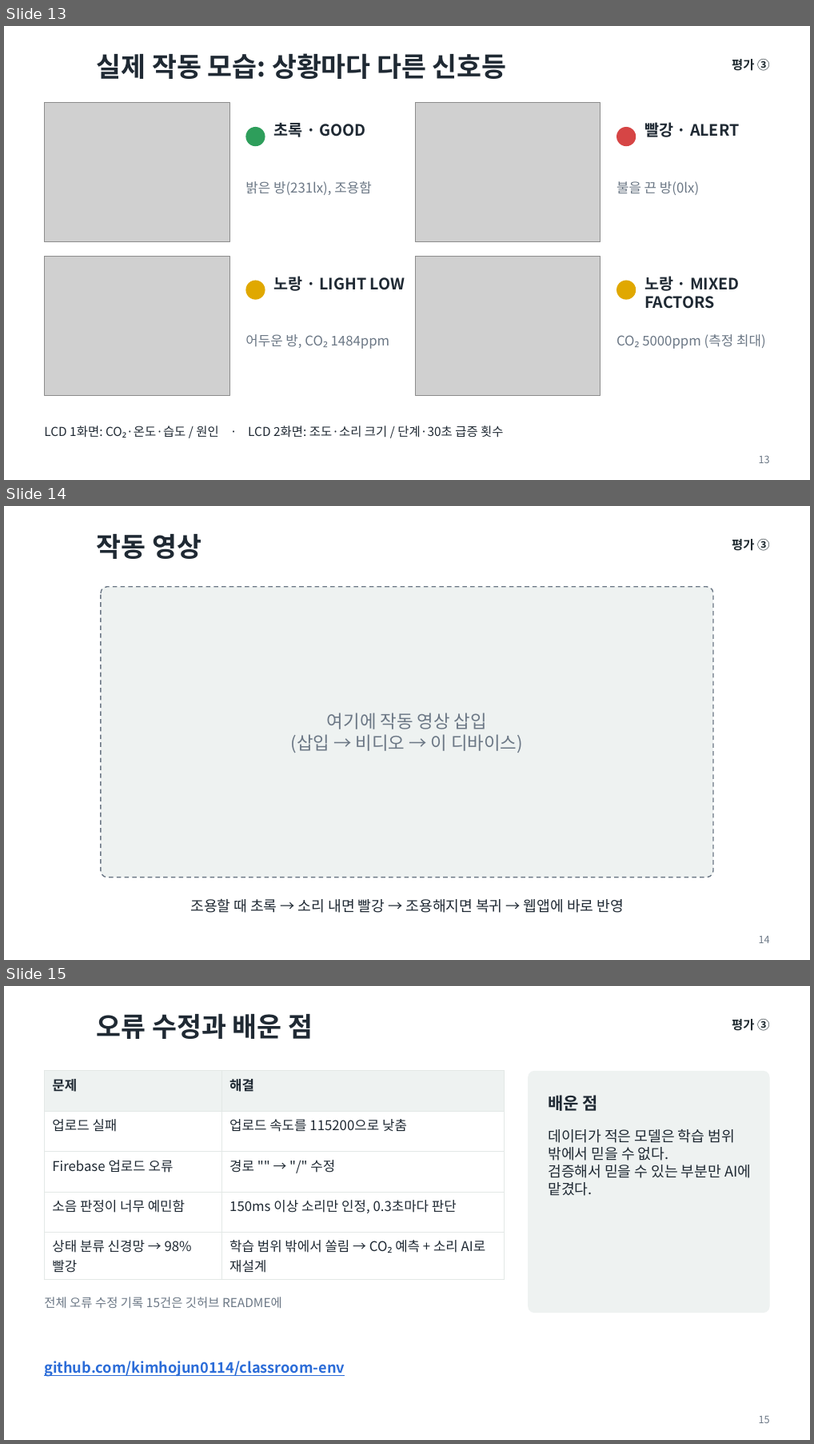
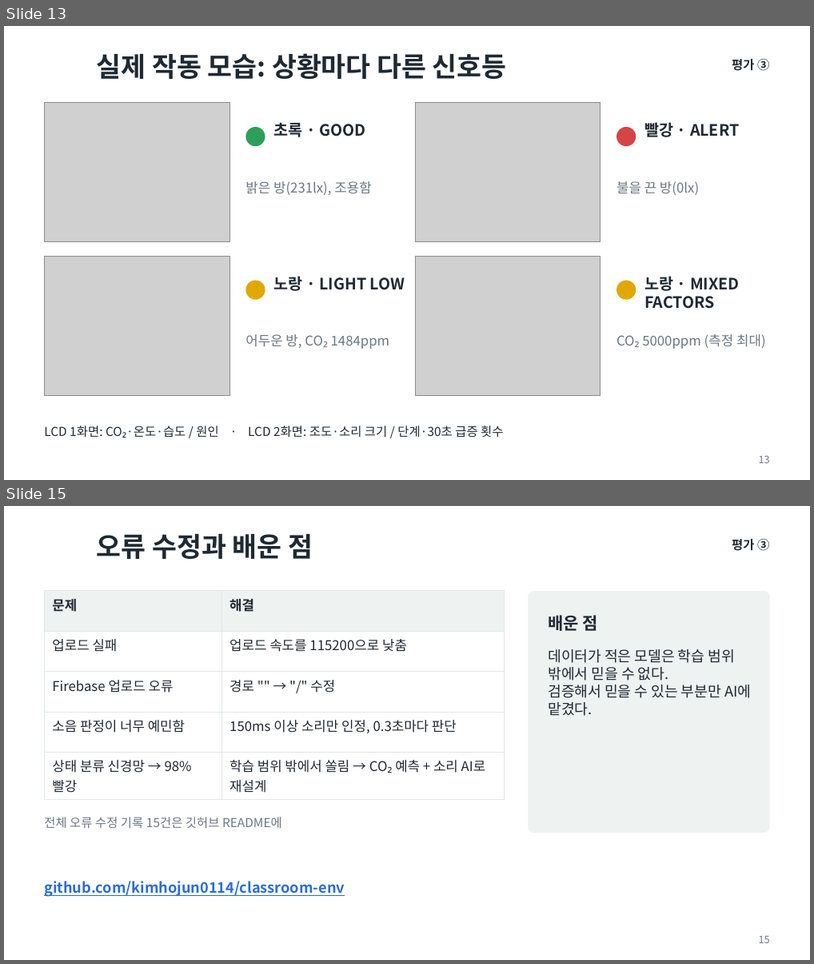
Before and after one commit to kimhojun0114/classroom-env, a slide deck: docs/교실학습환경조절기_발표_20713김호준.pptx. Shown one above the other, each under a label of ours: slides 13, 14 and 15 before the commit, slides 13 and 15 after it; the slides between them are not shown. The pictures are 814x1444 and 814x964 pixels, drawn with LibreOffice and Linux fonts; fonts in the diff are those of the drawing; grey boxes stand for pictures; background and template pictures are left out. Boxes give left, top, right and bottom in pixels: in the first picture for what was removed or moved away, otherwise in the second. Text is boxed around its words. In the diff, an @@ line names an element or a change of style, - is before the commit and + after.

```diff
--- a/docs/교실학습환경조절기_발표_20713김호준.pptx
+++ b/docs/교실학습환경조절기_발표_20713김호준.pptx
@@ slide 14 removed at [4,506,810,960], background #FFFFFF @@
@@ title removed at [97,534,202,559] @@
-작동 영상
@@ text removed at [732,539,770,551] @@
-평가 ③
@@ rounded rectangle removed at [101,587,714,877] @@
@@ text removed at [291,712,523,752] @@
-여기에 작동 영상 삽입
-(삽입 → 비디오 → 이 디바이스)
@@ text removed at [190,898,624,912] @@
-조용할 때 초록 → 소리 내면 빨강 → 조용해지면 복귀 → 웹앱에 바로 반영
@@ page number removed at [759,936,770,943] @@
-14
```
Also in this commit, not shown: 1 slide added.
